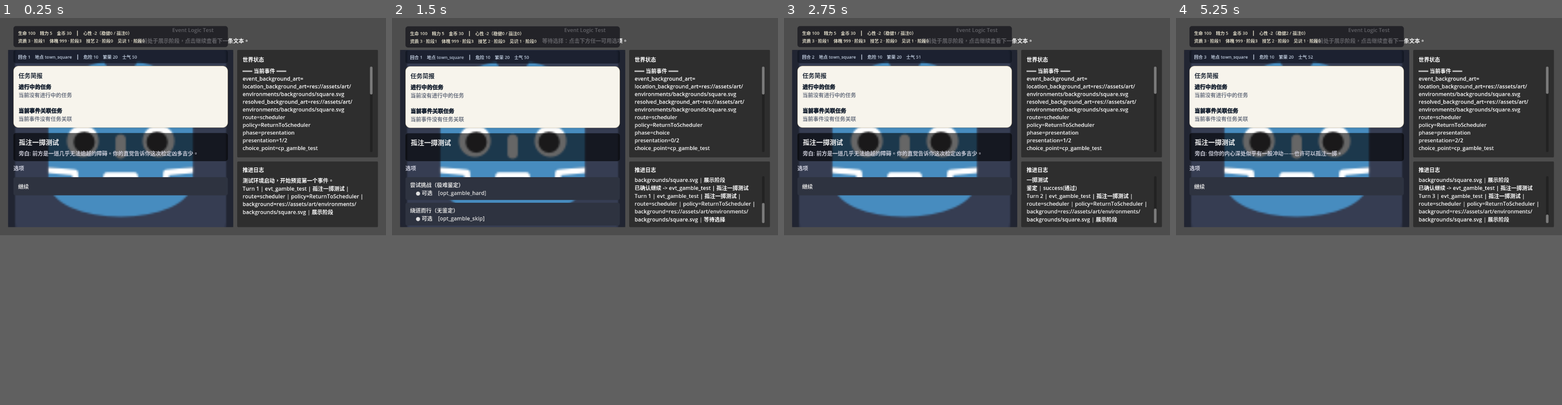
Above: before the commit, frames 1-4 (left to right).
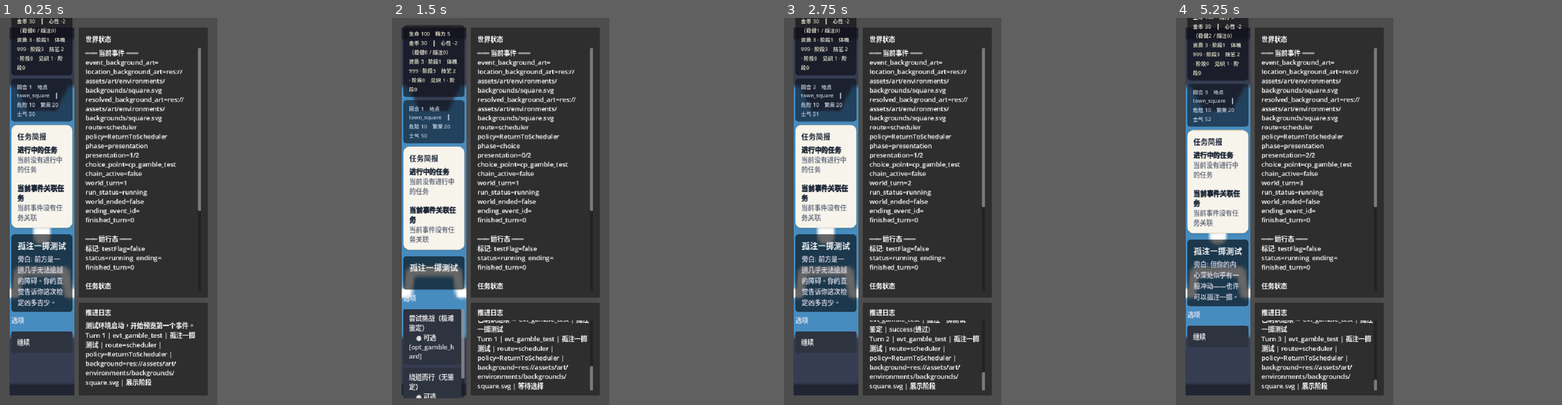
Above: after the commit, the same moments.

Repository: lwbiuchsjk/vibeTest
Game: Godot game, scene res://test/event_logic_test.tscn
Same seed, same stepped clock (60 frames per second), same inputs: the game is played once before the commit and once after it. This scene is started directly instead of the project's main scene.
Inputs:
- Up to frame 1 (0.25 s): no input
- Up to frame 2 (1.5 s): click "继续" at 0.5 s; click "继续" at 1.25 s
- Up to frame 3 (2.75 s): click "绕道而行（无鉴定） ● 可选 [opt_gamble_sk…" at 2 s
- Up to frame 4 (5.25 s): click "继续" at 2.75 s; click "继续" at 3.5 s; click "绕道而行（无鉴定） ● 可选 [opt_gamble_sk…" at 4.25 s; click "继续" at 5 s
In our replay, the window is 799x449 before the commit and 450x800 after it. These sizes can differ from the game's own. Grey fills any space a smaller window leaves; there, only what the larger window draws over its background counts as a difference.

The runs differ from the first frame. In frame 1, 45% of the frame differs, in the area x 0-100%, y 0-100%; in frame 2, 41%; in frame 3, 45%; in frame 4, 45%.

Commit message:
响应式窗口适配：9:16 比例锁定 → 高度触顶展开右栏 → 超宽居中衬底
为测试场景实现三阶段响应式窗口布局，适配手机竖屏到桌面宽屏：
- 阶段1：最小宽度 540px，拖宽时高度按 9:16 同步增长，仅显示左侧面板
- 阶段2：高度达到屏幕可用上限后锁定，宽度自由增长，右侧调试栏出现
- 阶段3：内容区超过 1200px 后居中，两侧露出装饰衬底（town.svg 暗化）

具体改动：
- project.godot：基准分辨率 540×960，stretch 模式 canvas_items + expand
- 新增 ScreenBackground 节点作为全屏装饰衬底层
- DisplayServer 控制最小窗口尺寸和比例锁定，_resizing 防护递归
- 最大化/全屏模式下跳过比例约束
- 隐藏 Header 区域，右栏最小宽度降至 320px 提升适配弹性

Co-Authored-By: Claude Opus 4.6 <noreply@anthropic.com>

Diff:
--- a/project.godot
+++ b/project.godot
@@ -15,6 +15,14 @@
 config/features=PackedStringArray("4.5", "GL Compatibility")
 config/icon="res://icon.svg"
 
+[display]
+
+window/size/viewport_width=540
+window/size/viewport_height=960
+window/size/resizable=true
+window/stretch/mode="canvas_items"
+window/stretch/aspect="expand"
+
 [dotnet]
 
 project/assembly_name="VibeTest"
--- a/test/event_logic_test.gd
+++ b/test/event_logic_test.gd
@@ -7,10 +7,20 @@
 
 const TEST_CONFIG_PATH := "res://test/event_logic_test_config.json"
 
+# 响应式布局常量
+const ASPECT_RATIO := 9.0 / 16.0   # 宽高比 9:16（竖屏手机）
+const MIN_WIDTH := 540              # 最小窗口宽度
+const MAX_CONTENT_WIDTH := 1200     # 内容区最大宽度，超出后两侧露出装饰衬底
+const BASE_MARGIN := 24             # 内容区基础边距
+
 var _engine: WorldEventEngine
 var _event_logs: Array[String] = []
 var _current_turn_result: Dictionary = {}
-
+var _resizing := false              # 防止窗口尺寸调整时递归触发
+
+@onready var screen_background: TextureRect = $ScreenBackground
+@onready var root_margin: MarginContainer = $Root
+@onready var right_column: VSplitContainer = $Root/RootContent/MainSplit/RightColumn
 @onready var status_label: Label = $Root/RootContent/Header/StatusLabel
 @onready var event_background_rect: TextureRect = $Root/RootContent/MainSplit/LeftPanel/LeftStack/EventBackground
 @onready var character_panel: PanelContainer = $Root/RootContent/MainSplit/LeftPanel/LeftStack/LeftOverlay/LeftContent/CharacterPanel
@@ -36,6 +46,12 @@
 	continue_button.pressed.connect(_on_continue_button_pressed)
 	end_root.action_requested.connect(_on_end_action_requested)
 	_setup_overlay_styles()
+	_setup_screen_background()
+	# 限制最小窗口尺寸为 9:16 基准
+	DisplayServer.window_set_min_size(Vector2i(MIN_WIDTH, int(float(MIN_WIDTH) / ASPECT_RATIO)))
+	get_viewport().size_changed.connect(_on_viewport_resized)
+	# 初始布局刷新延迟一帧，等节点尺寸就绪
+	call_deferred("_on_viewport_resized")
 	var test_config := _load_test_config()
 	_engine = WorldEventEngine.new(_get_test_random_seed(test_config))
 
@@ -953,6 +969,73 @@
 	option_header_label.add_theme_color_override("font_color", Color(0.9, 0.9, 0.95, 0.9))
 
 
+# 功能：初始化全屏装饰衬底。
+# 说明：优先加载美术资源作为窗口超宽时的侧边装饰；未找到资源时用深色渐变兜底。
+func _setup_screen_background() -> void:
+	# 尝试加载装饰衬底贴图（可替换为任意美术资源路径）
+	var bg_path := "res://assets/art/environments/backgrounds/town.svg"
+	var bg_res: Variant = ResourceLoader.load(bg_path)
+	if bg_res is Texture2D:
+		screen_background.texture = bg_res
+		screen_background.modulate = Color(0.25, 0.25, 0.30, 1.0)
+	else:
+		# 兜底：无贴图时用纯深色，通过 modulate 控制
+		screen_background.texture = null
+	# 确保衬底始终处于最底层
+	screen_background.show_behind_parent = true
+
+
+# 功能：响应视口尺寸变化，执行三阶段响应式布局。
+# 说明：
+#   阶段1（比例锁定）：宽度驱动高度，保持 9:16，右栏隐藏。
+#   阶段2（高度触顶）：高度锁定在屏幕最大值，宽度自由增长，右栏出现。
+#   阶段3（超宽居中）：内容区宽度上限 1200px，两侧露出装饰衬底。
+func _on_viewport_resized() -> void:
+	if _resizing:
+		return
+	_resizing = true
+
+	var win_size := DisplayServer.window_get_size()
+	var win_mode := DisplayServer.window_get_mode()
+	var is_free_window := (win_mode == DisplayServer.WINDOW_MODE_WINDOWED)
+
+	# 获取当前屏幕可用高度（排除任务栏等系统 UI）
+	var screen_rect := DisplayServer.screen_get_usable_rect(
+		DisplayServer.window_get_current_screen()
+	)
+	var max_height := screen_rect.size.y
+
+	# 根据当前宽度计算 9:16 目标高度
+	var target_height := int(float(win_size.x) / ASPECT_RATIO)
+	# 高度是否已触顶：目标高度超过屏幕可用高度
+	var height_capped := target_height >= max_height
+
+	# 阶段1：比例锁定 — 调整窗口高度保持 9:16
+	if is_free_window and not height_capped:
+		var new_size := Vector2i(win_size.x, target_height)
+		if win_size != new_size:
+			DisplayServer.window_set_size(new_size)
+
+	# 阶段2：右栏显隐 — 高度触顶后宽度自由，右栏出现
+	right_column.visible = height_capped
+
+	# 阶段3：超宽居中 — 内容区上限 1200px，两侧露出装饰衬底
+	var vp_size: Vector2 = get_viewport().get_visible_rect().size
+	if vp_size.x > MAX_CONTENT_WIDTH:
+		var side_margin := int((vp_size.x - MAX_CONTENT_WIDTH) / 2.0)
+		root_margin.offset_left = side_margin
+		root_margin.offset_right = -side_margin
+	else:
+		root_margin.offset_left = BASE_MARGIN
+		root_margin.offset_right = -BASE_MARGIN
+	root_margin.offset_top = BASE_MARGIN
+	root_margin.offset_bottom = -BASE_MARGIN
+
+	screen_background.visible = vp_size.x > MAX_CONTENT_WIDTH
+
+	_resizing = false
+
+
 # 功能：渲染当前事件背景图。
 # 说明：只消费引擎已解析好的最终背景路径；Consumer 不再自行实现事件/地点 fallback 规则。
 func _render_event_background(background_art_path: String) -> void:
--- a/test/event_logic_test.tscn
+++ b/test/event_logic_test.tscn
@@ -12,6 +12,16 @@
 grow_horizontal = 2
 grow_vertical = 2
 script = ExtResource("1_script")
+
+[node name="ScreenBackground" type="TextureRect" parent="."]
+layout_mode = 1
+anchors_preset = 15
+anchor_right = 1.0
+anchor_bottom = 1.0
+grow_horizontal = 2
+grow_vertical = 2
+expand_mode = 1
+stretch_mode = 6
 
 [node name="Root" type="MarginContainer" parent="."]
 layout_mode = 1
@@ -32,6 +42,7 @@
 theme_override_constants/separation = 16
 
 [node name="Header" type="VBoxContainer" parent="Root/RootContent"]
+visible = false
 layout_mode = 2
 size_flags_horizontal = 3
 theme_override_constants/separation = 8
@@ -47,7 +58,6 @@
 horizontal_alignment = 1
 
 [node name="EndRoot" parent="Root/RootContent" instance=ExtResource("3_world_end_screen")]
-layout_mode = 2
 
 [node name="MainSplit" type="HSplitContainer" parent="Root/RootContent"]
 layout_mode = 2
@@ -99,7 +109,6 @@
 
 [node name="CharacterLabel" type="Label" parent="Root/RootContent/MainSplit/LeftPanel/LeftStack/LeftOverlay/LeftContent/CharacterPanel"]
 layout_mode = 2
-text = ""
 autowrap_mode = 3
 
 [node name="WorldPanel" type="PanelContainer" parent="Root/RootContent/MainSplit/LeftPanel/LeftStack/LeftOverlay/LeftContent"]
@@ -108,7 +117,6 @@
 
 [node name="WorldLabel" type="Label" parent="Root/RootContent/MainSplit/LeftPanel/LeftStack/LeftOverlay/LeftContent/WorldPanel"]
 layout_mode = 2
-text = ""
 autowrap_mode = 3
 
 [node name="TaskSummaryCard" parent="Root/RootContent/MainSplit/LeftPanel/LeftStack/LeftOverlay/LeftContent" instance=ExtResource("2_task_summary_card")]
@@ -129,11 +137,9 @@
 [node name="EventTitle" type="Label" parent="Root/RootContent/MainSplit/LeftPanel/LeftStack/LeftOverlay/LeftContent/NarrativePanel/NarrativeContent"]
 layout_mode = 2
 theme_override_font_sizes/font_size = 20
-text = ""
 
 [node name="EventDetail" type="Label" parent="Root/RootContent/MainSplit/LeftPanel/LeftStack/LeftOverlay/LeftContent/NarrativePanel/NarrativeContent"]
 layout_mode = 2
-text = ""
 autowrap_mode = 3
 
 [node name="OptionSection" type="VBoxContainer" parent="Root/RootContent/MainSplit/LeftPanel/LeftStack/LeftOverlay/LeftContent"]
@@ -167,7 +173,7 @@
 theme_override_constants/separation = 8
 
 [node name="RightColumn" type="VSplitContainer" parent="Root/RootContent/MainSplit"]
-custom_minimum_size = Vector2(420, 0)
+custom_minimum_size = Vector2(320, 0)
 layout_mode = 2
 size_flags_horizontal = 3
 size_flags_vertical = 3
Not shown: 1 places in test/event_logic_test.tscn that only renumber resources
